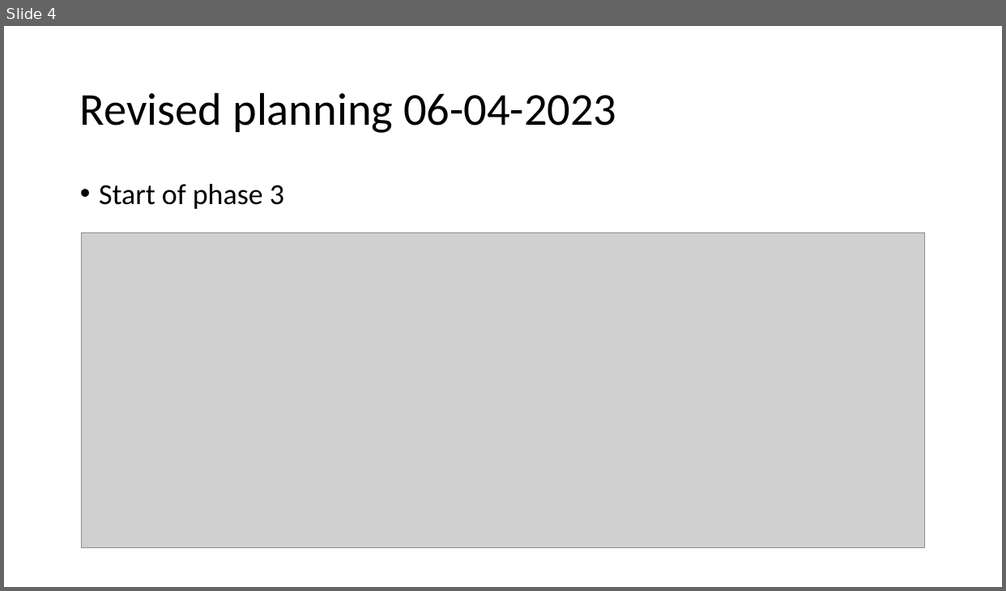
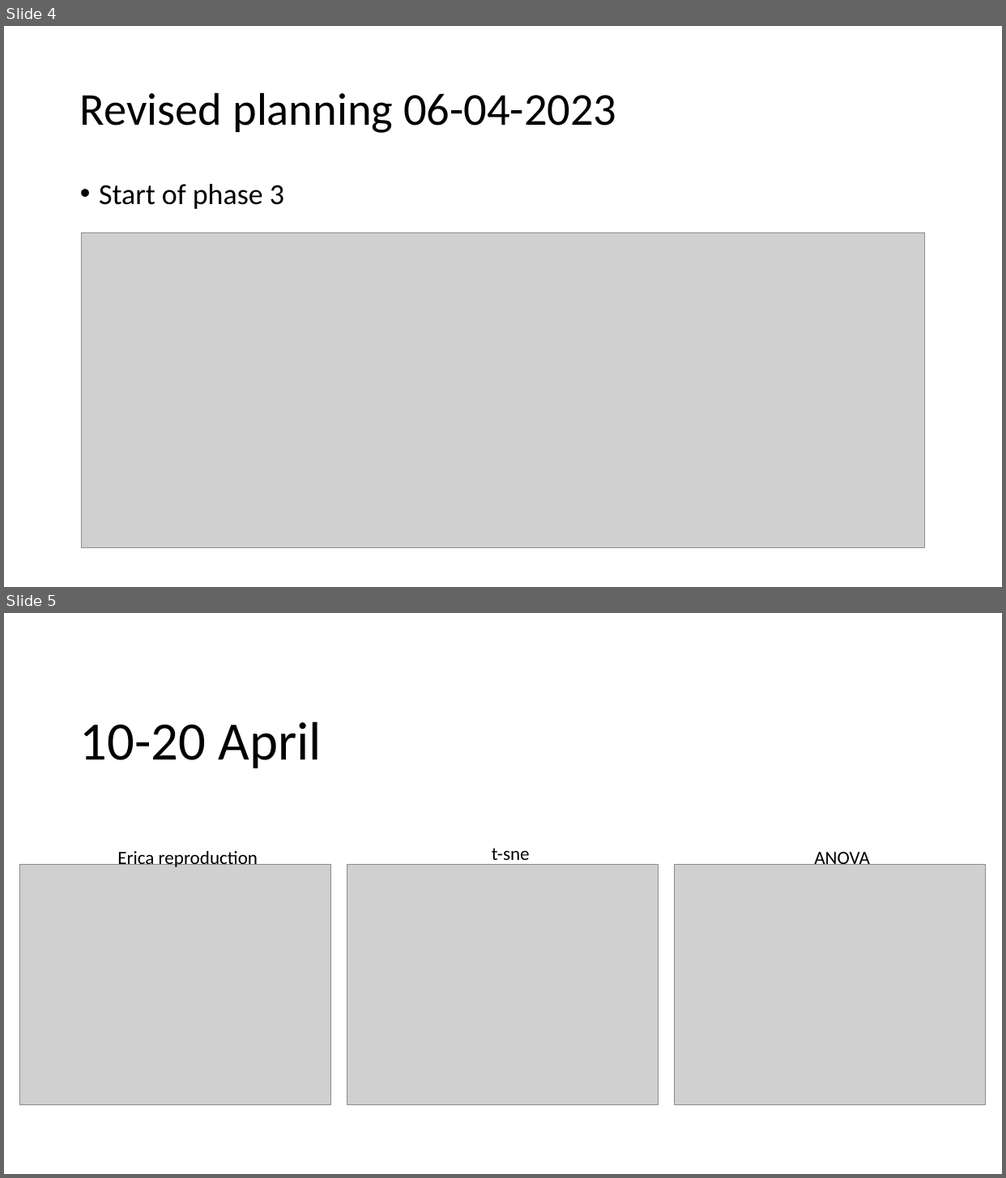
Before and after one commit to svenbbsp/BEP_sbierenbroodspot_1334859, a slide deck: Updates/update_pp.pptx. Shown one above the other, each under a label of ours: slide 4 before the commit, slides 4 and 5 after it. The pictures are 1006x591 and 1006x1178 pixels, drawn with LibreOffice and Linux fonts; fonts in the diff are those of the drawing; grey boxes stand for pictures. Boxes give left, top, right and bottom in pixels: in the first picture for what was removed or moved away, otherwise in the second. Text is boxed around its words. In the diff, an @@ line names an element or a change of style, - is before the commit and + after.

```diff
--- a/Updates/update_pp.pptx
+++ b/Updates/update_pp.pptx
@@ slide 5 added at (4, 613, 1002, 1174), background #FFFFFF @@
@@ title added at (80, 722, 321, 769), 52 pt, text #000000 @@
+10-20 April
@@ text added at (117, 851, 258, 867), 18 pt, text #000000 @@
+Erica reproduction
@@ text added at (492, 848, 530, 865), 18 pt, text #000000 @@
+t-sne
@@ text added at (814, 849, 870, 865), 18 pt, text #000000 @@
+ANOVA
@@ picture added at (19, 865, 330, 1105) @@
@@ picture added at (347, 865, 658, 1105) @@
@@ picture added at (675, 865, 986, 1105) @@
```
Also in this commit, not shown: 1 other slide added, 3 other files.
